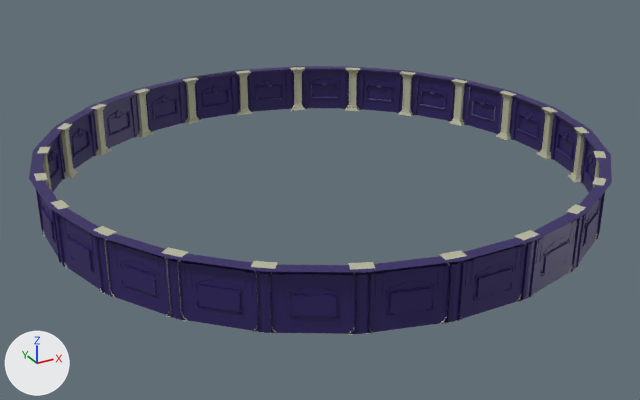
The FBX model Cronos_URP/Assets/Resources/InGameResources/BossRoom/BR_Assets/SM_bossroominside2FJoin.fbx, before and after one commit.
The view is the same before and after, from a 50 mm lens placed at (-37.2, -67.4, 52.7), pointed at (-0.7, -1.1, 19.6). The axes (+X, +Y, +Z) are drawn at lower left. The lights are the same throughout. Where no turn or scale is listed for an object, it has been applied to the vertices.

Script lines for the objects in view, before the commit:
```python
me_cube_040 = bpy.data.meshes.new('Cube.040')
me_cube_040.from_pydata(...)  # 4008 vertices, 3504 faces; spans x -25.2..25.2, y -25.2..25.2, z 20.0..25.0
me_cube_040.materials.append(mat_base)  # grey #b9b99f
me_cube_046 = bpy.data.meshes.new('Cube.046')
me_cube_046.from_pydata(...)  # 12200 vertices, 10825 faces; spans x -25.5..25.5, y -25.5..25.5, z 20.0..25.0
me_cube_046.materials.append(mat_emissivve)  # dark blue #2d1f61
# before: 8336 (24.6, -4.4, 22.3) at pixel (554, 138), 8337 (24.5, -4.5, 24.4) at pixel (556, 118), 8338 (24.6, -4.4, 20.0) at pixel (552, 159), 8339 (24.7, -4.6, 24.4) at pixel (558, 118), 8340 (24.6, -4.1, 20.0) at pixel (550, 158)
# before: 8341 (24.6, -4.0, 24.4) at pixel (554, 117), 8343 (24.8, -4.1, 24.4), 8344 (24.4, -4.5, 24.4) at pixel (556, 118), 8345 (24.8, -4.6, 24.4) at pixel (559, 118), 8346 (24.9, -4.1, 24.4)
# before: 8347 (24.5, -4.0, 24.4) at pixel (553, 117), 8348 (24.4, -4.5, 24.6) at pixel (556, 117), 8349 (24.8, -4.6, 24.6) at pixel (559, 117), 8350 (24.9, -4.1, 24.6), 8351 (24.5, -4.0, 24.6) at pixel (553, 115)
# before: 8352 (24.7, -4.6, 22.7) at pixel (557, 134), 8353 (24.5, -4.5, 22.7) at pixel (554, 135), 8354 (24.8, -4.1, 22.7), 8355 (24.6, -4.0, 22.7) at pixel (552, 133), 8356 (24.8, -4.2, 20.0) at pixel (551, 158)
# before: 8357 (24.6, -4.1, 22.3) at pixel (553, 137), 8358 (24.7, -4.5, 22.3) at pixel (555, 138), 8359 (24.8, -4.2, 22.3) at pixel (554, 137)
ob_sm_boss2fpillar001 = bpy.data.objects.new('SM_boss2Fpillar001', me_cube_040)
ob_sm_boss2fpillar001.location = (0.0, 0.0, 0.0)
ob_sm_boss2fwindowjoin1 = bpy.data.objects.new('SM_boss2FwindowJoin1', me_cube_046)
ob_sm_boss2fwindowjoin1.location = (0.0, 0.0, 0.0)
```
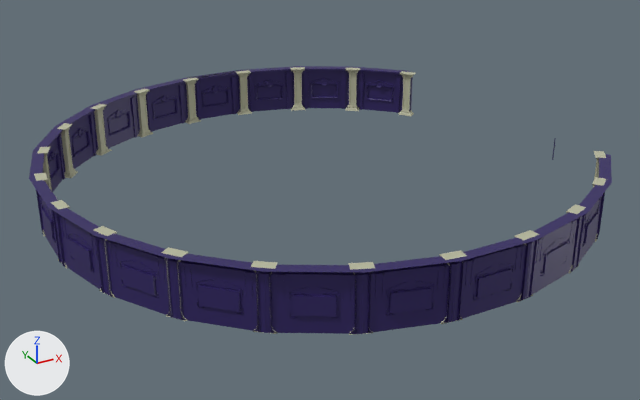
Boxes [x1, y1, x2, y2] around the edits, measured in the pictures (640 x 400 px):
part 1 of me_cube_046, deleted (blue)
    before: [413, 77, 611, 192]
part 2 of me_cube_046, deleted
    before: [551, 116, 559, 159]
part 3 of me_cube_046, cut back
    before: [354, 67, 463, 121]
    after: [354, 67, 409, 72]
part 4 of me_cube_040, deleted
    before: [568, 127, 589, 183]
part 5 of me_cube_040, deleted
    before: [449, 79, 468, 126]
part 6 of me_cube_040, deleted
    before: [496, 91, 516, 140]
part 7 of me_cube_040, deleted
    before: [537, 107, 558, 159]

Edits to the bpy script that builds the scene:
```text
Change me_cube_040:
    where me_cube_040.from_pydata(...)  # 4008 vertices, 3504 faces; spans x -25.2..25.2, y -25.2..25.2, z 20.0..25.0
    used by ob_sm_boss2fpillar001; location = (0.0, 0.0, 0.0)
    me_cube_040 part 4: the loose piece of 167 vertices spanning x 22.2..23.6, y -10.5..-8.6, z 20.0..25.0 is deleted
    me_cube_040 part 5: the loose piece of 167 vertices spanning x 22.2..23.7, y 8.5..10.4, z 20.0..25.0 is deleted
    me_cube_040 part 6: the loose piece of 167 vertices spanning x 24.0..25.2, y 2.3..4.1, z 20.0..25.0 is deleted
    me_cube_040 part 7: the loose piece of 167 vertices spanning x 24.0..25.1, y -4.2..-2.4, z 20.0..25.0 is deleted
Change me_cube_046:
    used by ob_sm_boss2fwindowjoin1; location = (0.0, 0.0, 0.0)
    verts and faces of me_cube_046; kept vertices keep their numbers, new ones are numbered from 12200
    remove me_cube_046.from_pydata(...)  # 12200 vertices, 10825 faces; spans x -25.5..25.5, y -25.5..25.5, z 20.0..25.0
    add me_cube_046.from_pydata(...)  # 9772 vertices, 8664 faces; spans x -25.5..24.7, y -25.5..25.5, z 20.0..25.0
    me_cube_046 part 1: 42 loose pieces with 2378 vertices, spanning x 19.6..25.5, y -15.7..14.7, z 20.0..25.0, are deleted
    me_cube_046 part 2
    add delete_vertices([8337, 8339, 8340, 8341, *range(8343, 8358), 8359])  # with the faces that use them
    me_cube_046 part 3
    30 vertices are removed from x 19.6..23.8, y 9.4..15.7, z 20.0..25.0
    32 faces are deleted
    2 new faces join them
```
